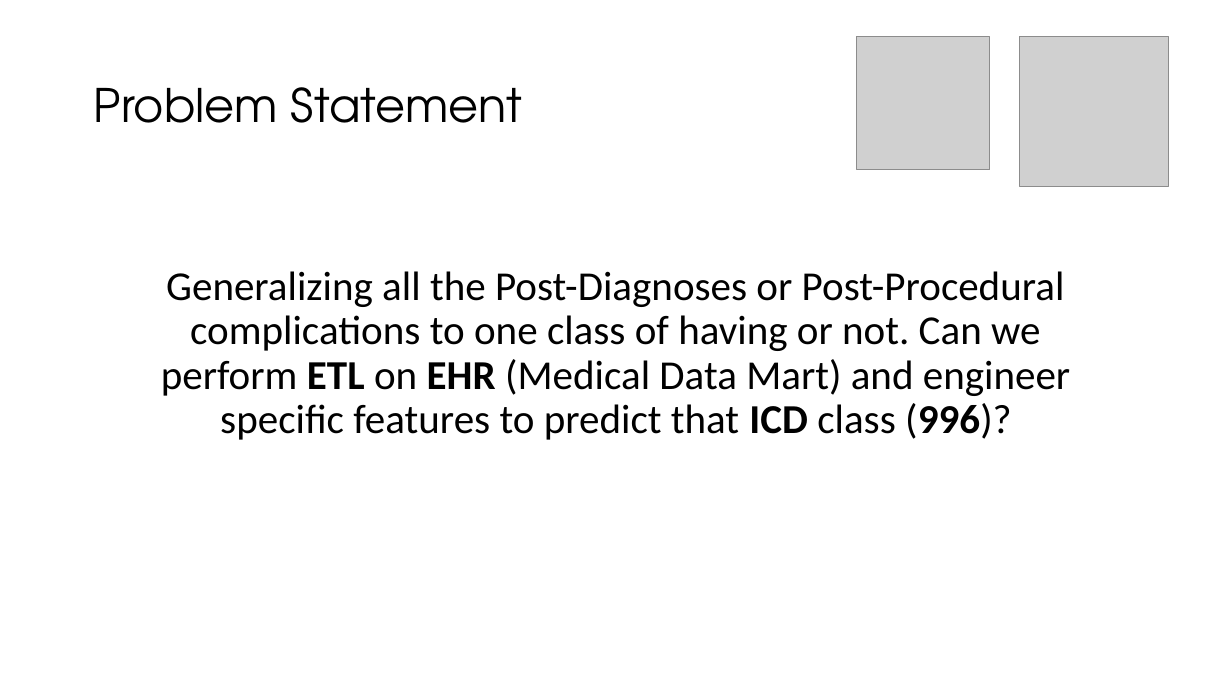
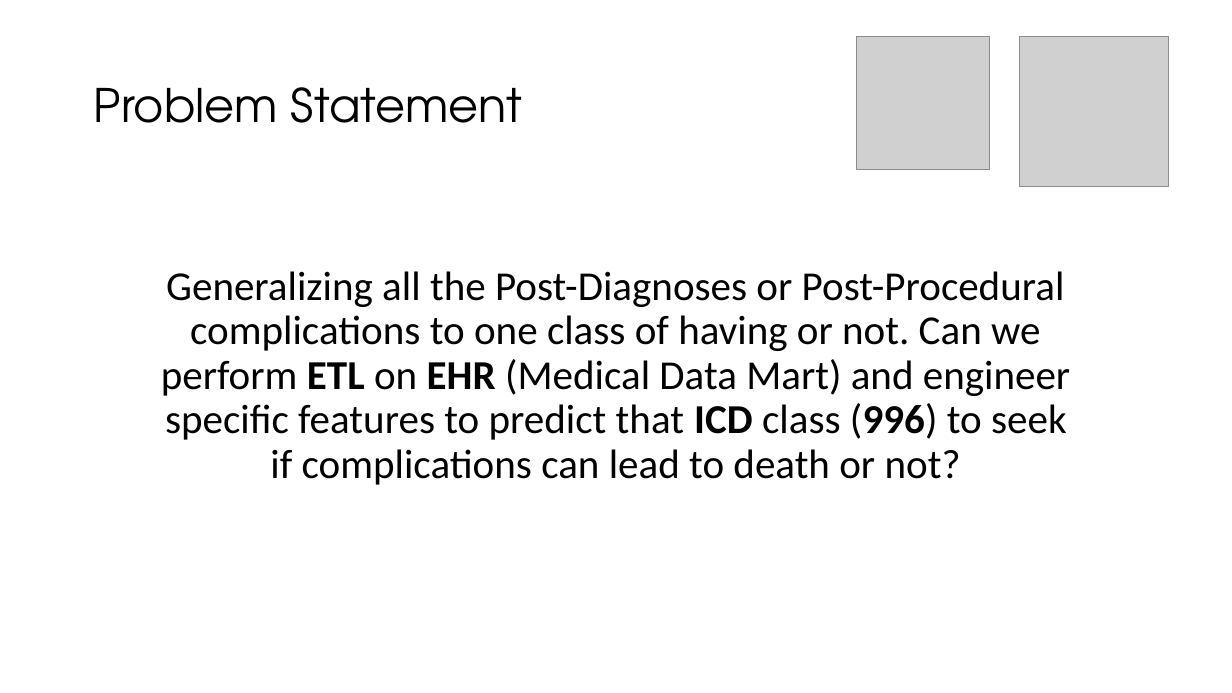
Before and after one commit to fmqbl/Predicting-Post-Procedural-Complications-Using-MIMICIII, a slide deck: slide 4 of ClinicalOutcomes.pptx. Drawn at 1232x693 pixels with LibreOffice and Linux fonts; fonts in the diff are those of the drawing; grey boxes stand for pictures. Boxes give left, top, right and bottom in pixels: in the first picture for what was removed or moved away, otherwise in the second. Text is boxed around its words. In the diff, an @@ line names an element or a change of style, - is before the commit and + after.

```diff
--- a/ClinicalOutcomes.pptx
+++ b/ClinicalOutcomes.pptx
@@ text at bbox=[161, 271, 1070, 485]: text changed @@
-Generalizing all the Post-Diagnoses or Post-Procedural complications to one class of having or not. Can we perform ETL on EHR (Medical Data Mart) and engineer specific features to predict that ICD class (996)?
+Generalizing all the Post-Diagnoses or Post-Procedural complications to one class of having or not. Can we perform ETL on EHR (Medical Data Mart) and engineer specific features to predict that ICD class (996) to seek if complications can lead to death or not?
```
Also in this commit, not shown: 11 other slides changed, 2 slides added, 8 other files.
